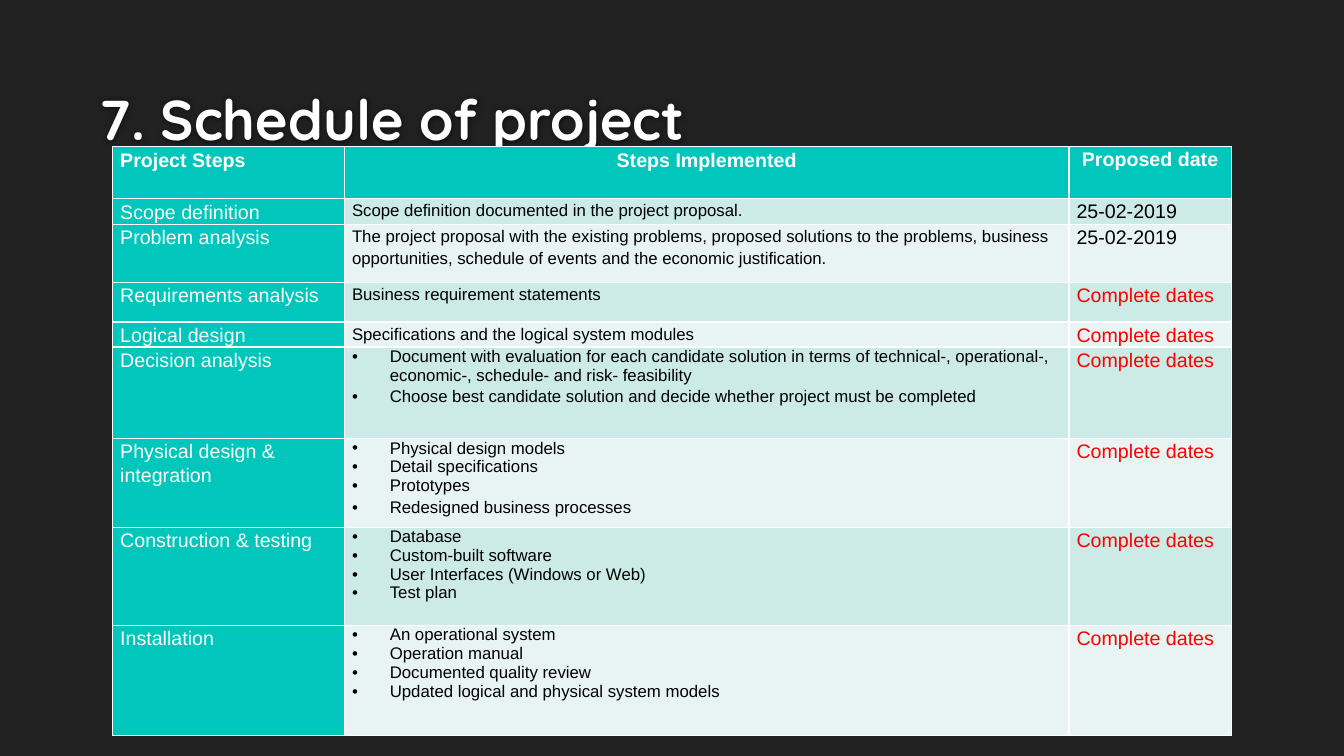
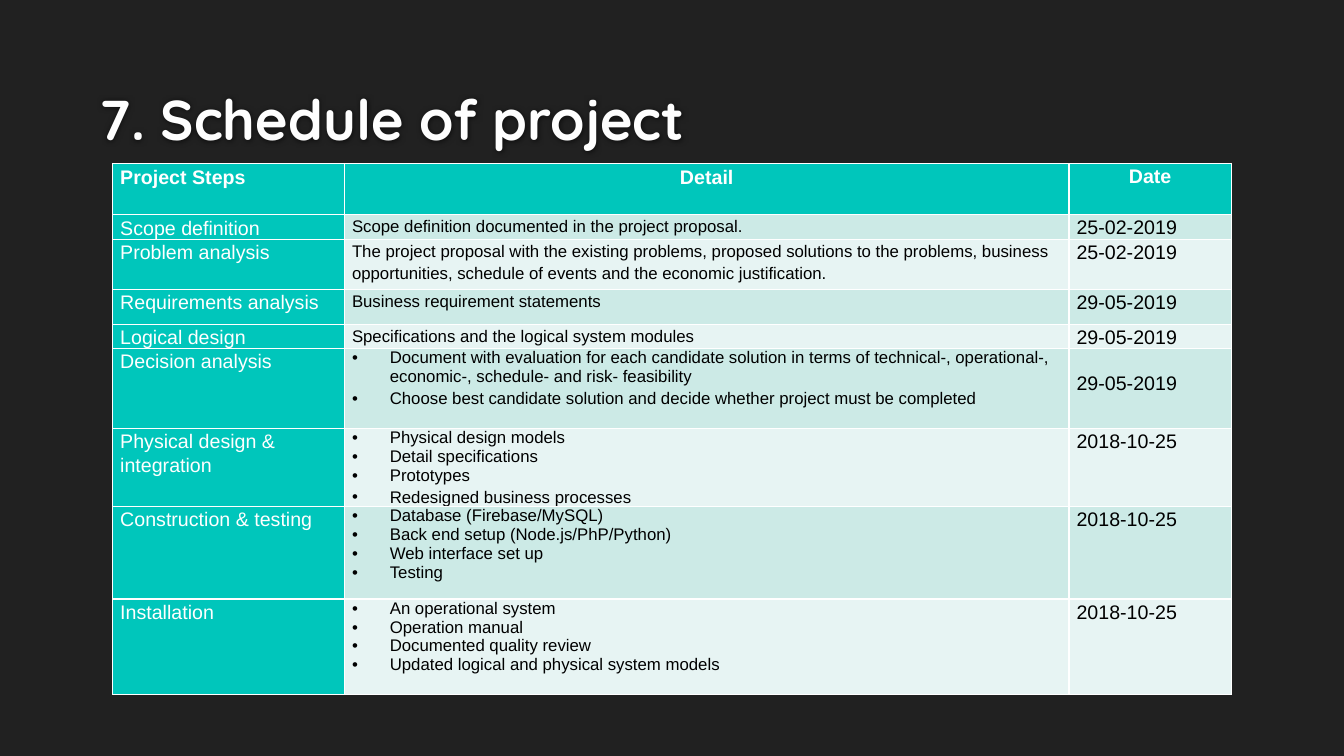
Before and after one commit to MarnoJacobs13/CMPG-213-Project, a slide deck: slide 9 of Proposal_for_the_restaurant_ordering_amalgamation_system.pptx. Drawn at 1344x756 pixels with LibreOffice and Linux fonts; fonts in the diff are those of the drawing; background and template pictures are left out. Boxes give left, top, right and bottom in pixels: in the first picture for what was removed or moved away, otherwise in the second. Text is boxed around its words. In the diff, an @@ line names an element or a change of style, - is before the commit and + after.

Commit message:
Updated schedule and added it to the Word document

```diff
--- a/Proposal_for_the_restaurant_ordering_amalgamation_system.pptx
+++ b/Proposal_for_the_restaurant_ordering_amalgamation_system.pptx
@@ table at (x1=113, y1=163, x2=1232, y2=699) @@
-row 1, column 2: Steps Implemented
+row 1, column 2: Detail
-row 1, column 3: Proposed date
+row 1, column 3: Date
-row 4, column 3: Complete dates
+row 4, column 3: 29-05-2019
-row 5, column 3: Complete dates
+row 5, column 3: 29-05-2019
-row 6, column 3: Complete dates
+row 6, column 3: 29-05-2019
-row 7, column 3: Complete dates
+row 7, column 3: 2018-10-25
-row 8, column 2: Database / Custom-built software / User Interfaces (Windows or Web) / Test plan
+row 8, column 2: Database (Firebase/MySQL) / Back end setup (Node.js/PhP/Python) / Web interface set up / Testing
-row 8, column 3: Complete dates
+row 8, column 3: 2018-10-25
-row 9, column 3: Complete dates
+row 9, column 3: 2018-10-25
@@ table resized from (x1=113, y1=146, x2=1232, y2=744) to (x1=113, y1=163, x2=1232, y2=699) @@
```
Also in this commit, not shown: 1 other file.
